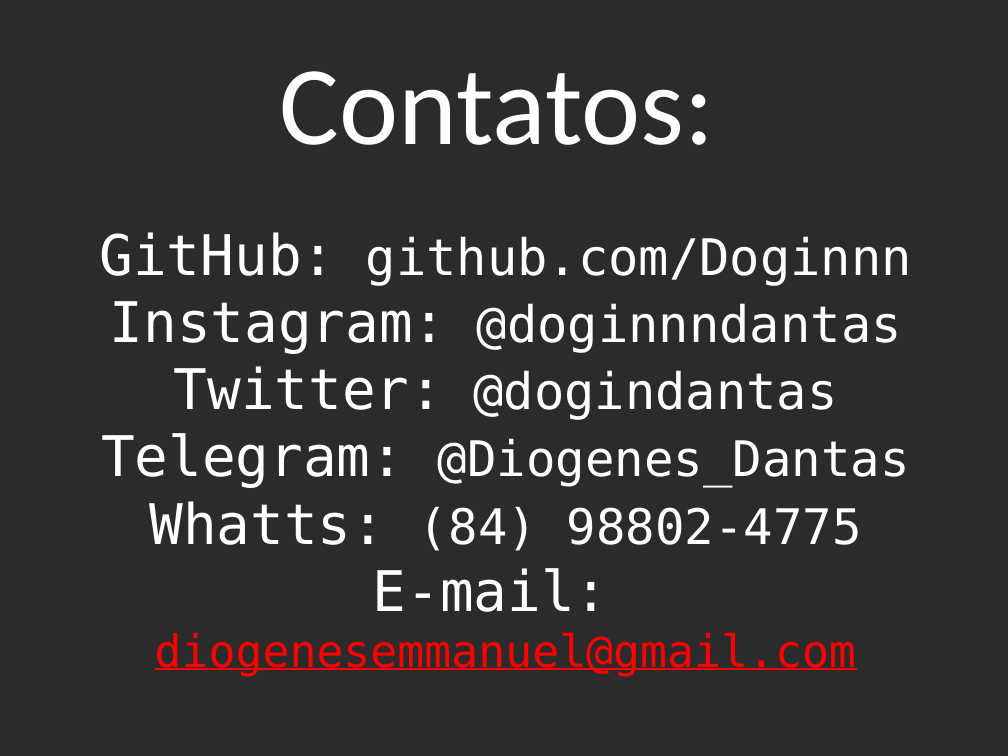
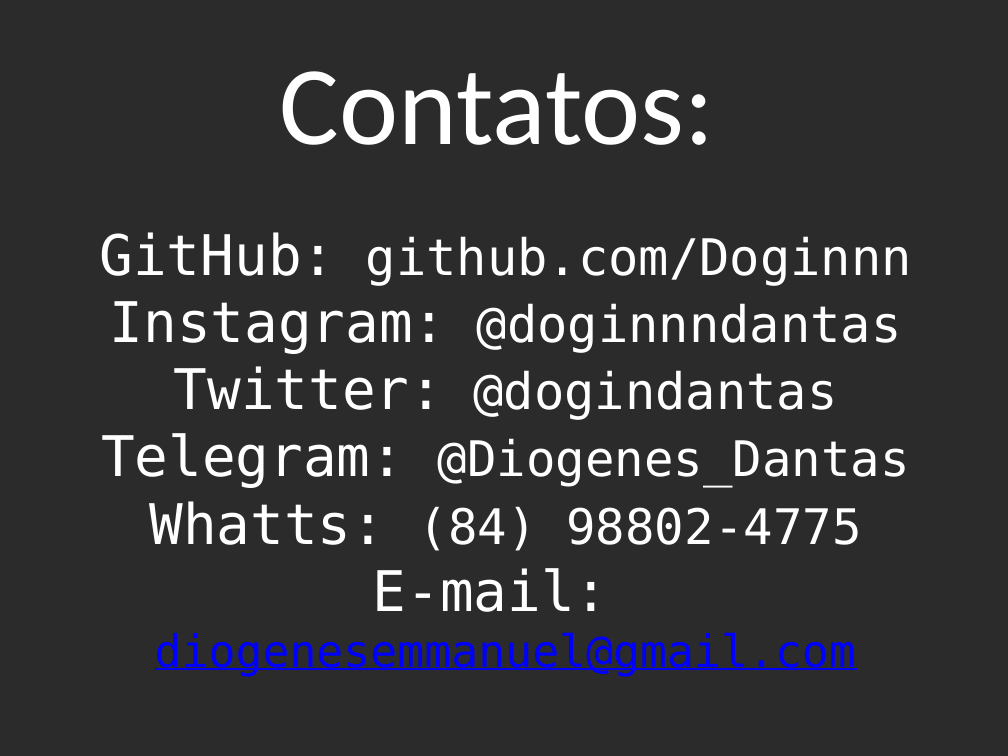
Before and after one commit to Doginnn/Palestras, a slide deck: slide 21 of 3ª Palestra - GDG_João_Pessoa.odp (slide 19 before the commit). Drawn at 1008x756 pixels with LibreOffice and Linux fonts; fonts in the diff are those of the drawing; background and template pictures are left out; a plain dark background stands for a picture behind light text. Boxes give left, top, right and bottom in pixels: in the first picture for what was removed or moved away, otherwise in the second. Text is boxed around its words. In the diff, an @@ line names an element or a change of style, - is before the commit and + after.

```diff
--- a/3ª Palestra - GDG_João_Pessoa.odp
+++ b/3ª Palestra - GDG_João_Pessoa.odp
@@ text at [155, 632, 856, 677]: text colour #FF0000 to #0000FF in "diogenesemmanuel@gmail.com" @@
```
Also in this commit, not shown: 3 other slides changed, 2 slides added, 3 other files.
